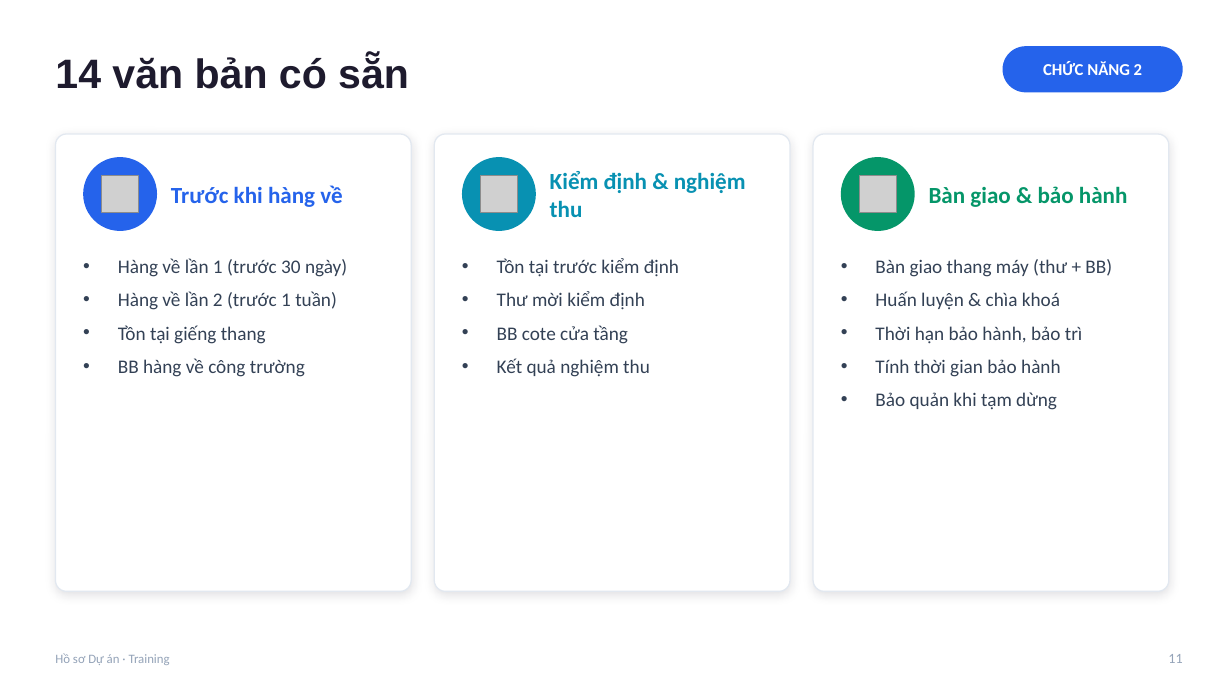
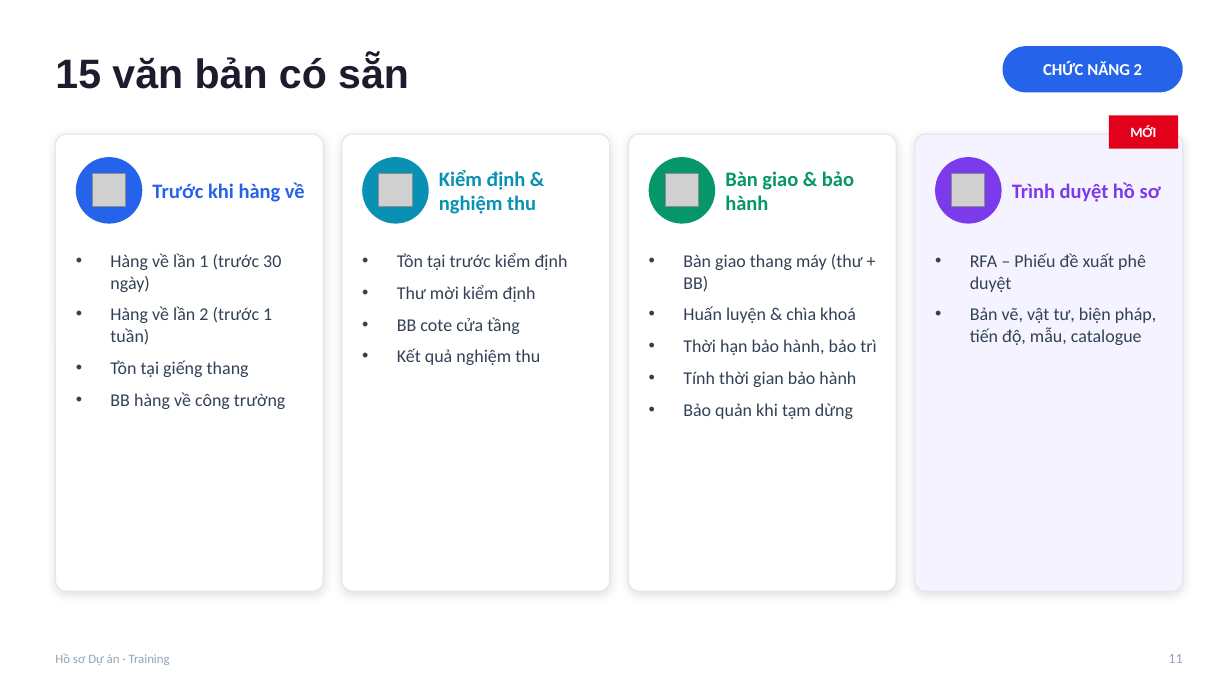
Before and after one commit to xaxa9ztb/TrackingTS, a slide deck: slide 11 of docs/Training-Ho-so-Du-an.pptx. Drawn at 1232x693 pixels with LibreOffice and Linux fonts; fonts in the diff are those of the drawing; grey boxes stand for pictures. Boxes give left, top, right and bottom in pixels: in the first picture for what was removed or moved away, otherwise in the second. Text is boxed around its words. In the diff, an @@ line names an element or a change of style, - is before the commit and + after.

```diff
--- a/docs/Training-Ho-so-Du-an.pptx
+++ b/docs/Training-Ho-so-Du-an.pptx
@@ title at (55,55,409,89): text changed @@
-14 văn bản có sẵn
+15 văn bản có sẵn
@@ rectangle added at (1109,116,1178,149), fill #E2001A, 11 pt, text #FFFFFF, bold @@
+MỚI
@@ rounded rectangle: place and size @@
-rounded rectangle at (55,134,411,592)
+rounded rectangle at (55,134,323,592)
@@ rounded rectangle: place and size @@
-rounded rectangle at (434,134,790,592)
+rounded rectangle at (342,134,610,592)
@@ proportions changed in 3 elements at (55,134,323,592), (342,134,610,592), (628,134,897,592) @@
@@ rounded rectangle: place and size @@
-rounded rectangle at (813,134,1169,592)
+rounded rectangle at (628,134,897,592)
@@ rounded rectangle added at (915,134,1183,592), fill #F5F3FF, outline #E2E8F0 1 pt @@
@@ ellipse: place and size @@
-ellipse at (83,157,157,231)
+ellipse at (76,157,142,224)
@@ picture: place and size @@
-picture at (102,176,139,213)
+picture at (92,174,126,207)
@@ text "Trước khi hàng về": place and size @@
-text "Trước khi hàng về" at (171,185,342,207)
+text "Trước khi hàng về" at (152,182,305,202)
@@ ellipse: place and size @@
-ellipse at (462,157,536,231)
+ellipse at (362,157,429,224)
@@ picture: place and size @@
-picture at (481,176,518,213)
+picture at (379,174,412,207)
@@ text "Kiểm định & nghiệm thu": place and size @@
-text "Kiểm định & nghiệm thu" at (550,171,746,217)
+text "Kiểm định & nghiệm thu" at (439,170,536,214)
@@ ellipse: place and size @@
-ellipse at (841,157,915,231)
+ellipse at (649,157,715,224)
@@ picture: place and size @@
-picture at (860,176,897,213)
+picture at (665,174,699,207)
@@ size 18 to 16 pt in 3 elements at (152,182,305,202), (439,170,536,214), (725,171,854,210) @@
@@ text "Bàn giao & bảo hành": place and size @@
-text "Bàn giao & bảo hành" at (929,186,1128,207)
+text "Bàn giao & bảo hành" at (725,171,854,210)
@@ ellipse added at (935,157,1002,224), fill #7C3AED @@
@@ picture added at (952,174,985,207) @@
@@ text added at (1012,182,1161,202), 16 pt, text #7C3AED, bold @@
+Trình duyệt hồ sơ
@@ text "Hàng về lần 1 (trước ...": place and size @@
-text "Hàng về lần 1 (trước ..." at (118,258,347,377)
+text "Hàng về lần 1 (trước ..." at (110,253,285,409)
@@ text "Tồn tại trước kiểm định": place and size @@
-text "Tồn tại trước kiểm định" at (497,258,679,377)
+text "Tồn tại trước kiểm định" at (397,253,568,365)
@@ size 15 to 14 pt in 3 elements at (110,253,285,409), (397,253,568,365), (683,254,876,419) @@
@@ text "Bàn giao thang máy (thư ...": place and size @@
-text "Bàn giao thang máy (thư ..." at (875,259,1112,410)
+text "Bàn giao thang máy (thư ..." at (683,254,876,419)
@@ text added at (970,253,1156,345), 14 pt, text #334155 @@
+• RFA – Phiếu đề xuất phê duyệt
+• Bản vẽ, vật tư, biện pháp, tiến độ, mẫu, catalogue
```
Also in this commit, not shown: 3 other slides changed, 1 slide added, 4 other files.
